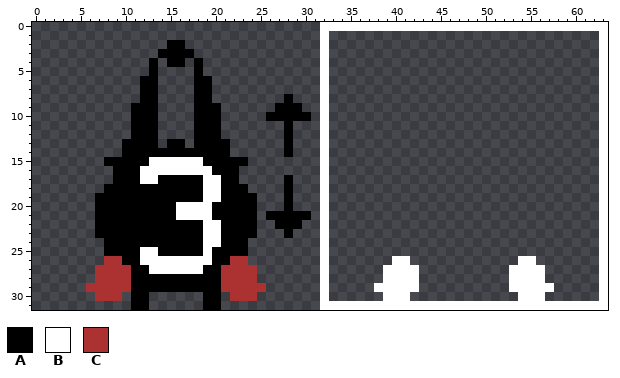
Pixel-art file, stored at Art/Misc/thruster_error_complete.aseprite. The picture above is the old version.
64x32 pixels, 1 frame. Pixels under 10% opacity are left out.
Palette (. is transparent): A #000000  B #ffffff  C #ac3232
Pixels before, first column x 6:
 0 ..........................BBBBBBBBBBBBBBBBBBBBBBBBBBBBBBBB
 1 ..........................B..............................B
 2 .........AA...............B..............................B
 3 ........AAAA..............B..............................B
 4 .......A.AA.A.............B..............................B
 5 .......A....A.............B..............................B
 6 ......AA....AA............B..............................B
 7 ......AA....AA............B..............................B
 8 ......AA....AA........A...B..............................B
 9 .....AAA....AAA......AAA..B..............................B
10 .....AAA....AAA.....AAAAA.B..............................B
11 .....AAA....AAA.......A...B..............................B
12 .....AAA....AAA.......A...B..............................B
13 ....AAAA.AA.AAAA......A...B..............................B
14 ....AAAAAAAAAAAA......A...B..............................B
15 ..AAAAABBBBBBAAAAA........B..............................B
16 ...AAABBBBBBBBAAA.........B..............................B
17 ...AAABBAAAAABBAA.....A...B..............................B
18 ..AAAAAAAAAAABBAAA....A...B..............................B
19 .AAAAAAAAAAAABBAAAA...A...B..............................B
20 .AAAAAAAAABBBBAAAAA...A...B..............................B
21 .AAAAAAAAABBBBAAAAA.AAAAA.B..............................B
22 .AAAAAAAAAAAABBAAAA..AAA..B..............................B
23 .AAAAAAAAAAAABBAAAA...A...B..............................B
24 ..AAAAAAAAAAABBAAA........B..............................B
25 ..AAAABBAAAAABAAAA........B..............................B
26 ..CCAABBBBBBBBAACC........B.......BB............BB.......B
27 .CCCCAABBBBBBAACCCC.......B......BBBB..........BBBB......B
28 .CCCCAAAAAAAAAACCCC.......B......BBBB..........BBBB......B
29 CCCCCAAAAAAAAAACCCCC......B.....BBBBB..........BBBBB.....B
30 .CCC.AA......AA.CCC.......B......BBB............BBB......B
31 .....AA......AA...........BBBBBBBBBBBBBBBBBBBBBBBBBBBBBBBB
The same view after the edit:
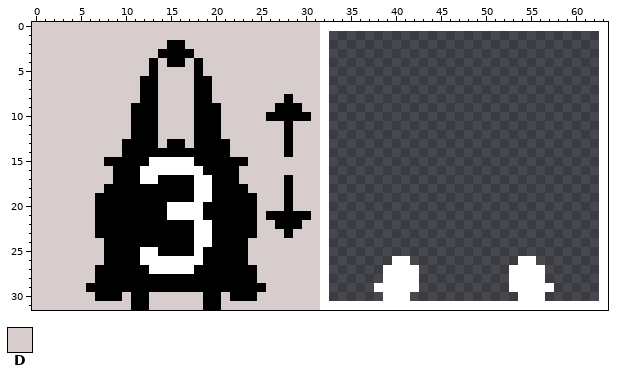
Colours new in this view: D #d8cdcd
Change:
y 0..1: x 0..31 ................................ -> DDDDDDDDDDDDDDDDDDDDDDDDDDDDDDDD
y 2: x 0..14 ............... -> DDDDDDDDDDDDDDD; x 17..31 ............... -> DDDDDDDDDDDDDDD
y 3: x 0..13 .............. -> DDDDDDDDDDDDDD; x 18..31 .............. -> DDDDDDDDDDDDDD
y 4: x 0..12 ............. -> DDDDDDDDDDDDD; x 14 . -> D; x 17 . -> D; x 19..31 ............. -> DDDDDDDDDDDDD
y 5: x 0..12 ............. -> DDDDDDDDDDDDD; x 14..17 .... -> DDDD; x 19..31 ............. -> DDDDDDDDDDDDD
y 6..7: x 0..11 ............ -> DDDDDDDDDDDD; x 14..17 .... -> DDDD; x 20..31 ............ -> DDDDDDDDDDDD
y 8: x 0..11 ............ -> DDDDDDDDDDDD; x 14..17 .... -> DDDD; x 20..27 ........ -> DDDDDDDD; x 29..31 ... -> DDD
y 9: x 0..10 ........... -> DDDDDDDDDDD; x 14..17 .... -> DDDD; x 21..26 ...... -> DDDDDD; x 30..31 .. -> DD
y 10: x 0..10 ........... -> DDDDDDDDDDD; x 14..17 .... -> DDDD; x 21..25 ..... -> DDDDD; x 31 . -> D
y 11..12: x 0..10 ........... -> DDDDDDDDDDD; x 14..17 .... -> DDDD; x 21..27 ....... -> DDDDDDD; x 29..31 ... -> DDD
y 13: x 0..9 .......... -> DDDDDDDDDD; x 14 . -> D; x 17 . -> D; x 22..27 ...... -> DDDDDD; x 29..31 ... -> DDD
y 14: x 0..9 .......... -> DDDDDDDDDD; x 22..27 ...... -> DDDDDD; x 29..31 ... -> DDD
y 15: x 0..7 ........ -> DDDDDDDD; x 18 B -> A; x 24..31 ........ -> DDDDDDDD
y 16: x 0..8 ......... -> DDDDDDDDD; x 19 B -> A; x 23..31 ......... -> DDDDDDDDD
y 17: x 0..8 ......... -> DDDDDDDDD; x 18 A -> B; x 20 B -> A; x 23..27 ..... -> DDDDD; x 29..31 ... -> DDD
y 18: x 0..7 ........ -> DDDDDDDD; x 18 A -> B; x 20 B -> A; x 24..27 .... -> DDDD; x 29..31 ... -> DDD
y 19: x 0..6 ....... -> DDDDDDD; x 18 A -> B; x 20 B -> A; x 25..27 ... -> DDD; x 29..31 ... -> DDD
y 20: x 0..6 ....... -> DDDDDDD; x 15 A -> B; x 19 B -> A; x 25..27 ... -> DDD; x 29..31 ... -> DDD
y 21: x 0..6 ....... -> DDDDDDD; x 15 A -> B; x 19 B -> A; x 25 . -> D; x 31 . -> D
y 22: x 0..6 ....... -> DDDDDDD; x 18 A -> B; x 20 B -> A; x 25..26 .. -> DD; x 30..31 .. -> DD
y 23: x 0..6 ....... -> DDDDDDD; x 18 A -> B; x 20 B -> A; x 25..27 ... -> DDD; x 29..31 ... -> DDD
y 24: x 0..7 ........ -> DDDDDDDD; x 18 A -> B; x 20 B -> A; x 24..31 ........ -> DDDDDDDD
y 25: x 0..7 ........ -> DDDDDDDD; x 18..19 AB -> BA; x 24..31 ........ -> DDDDDDDD
y 26: x 0..9 ........CC -> DDDDDDDDAA; x 19 B -> A; x 22..31 CC........ -> AADDDDDDDD
y 27: x 0..10 .......CCCC -> DDDDDDDAAAA; x 18 B -> A; x 21..31 CCCC....... -> AAAADDDDDDD
y 28: x 0..10 .......CCCC -> DDDDDDDAAAA; x 21..31 CCCC....... -> AAAADDDDDDD
y 29: x 0..10 ......CCCCC -> DDDDDDAAAAA; x 21..31 CCCCC...... -> AAAAADDDDDD
y 30: x 0..10 .......CCC. -> DDDDDDDAAAD; x 13..18 ...... -> DDDDDD; x 21..31 .CCC....... -> DAAADDDDDDD
y 31: x 0..10 ........... -> DDDDDDDDDDD; x 13..18 ...... -> DDDDDD; x 21..31 ........... -> DDDDDDDDDDD
